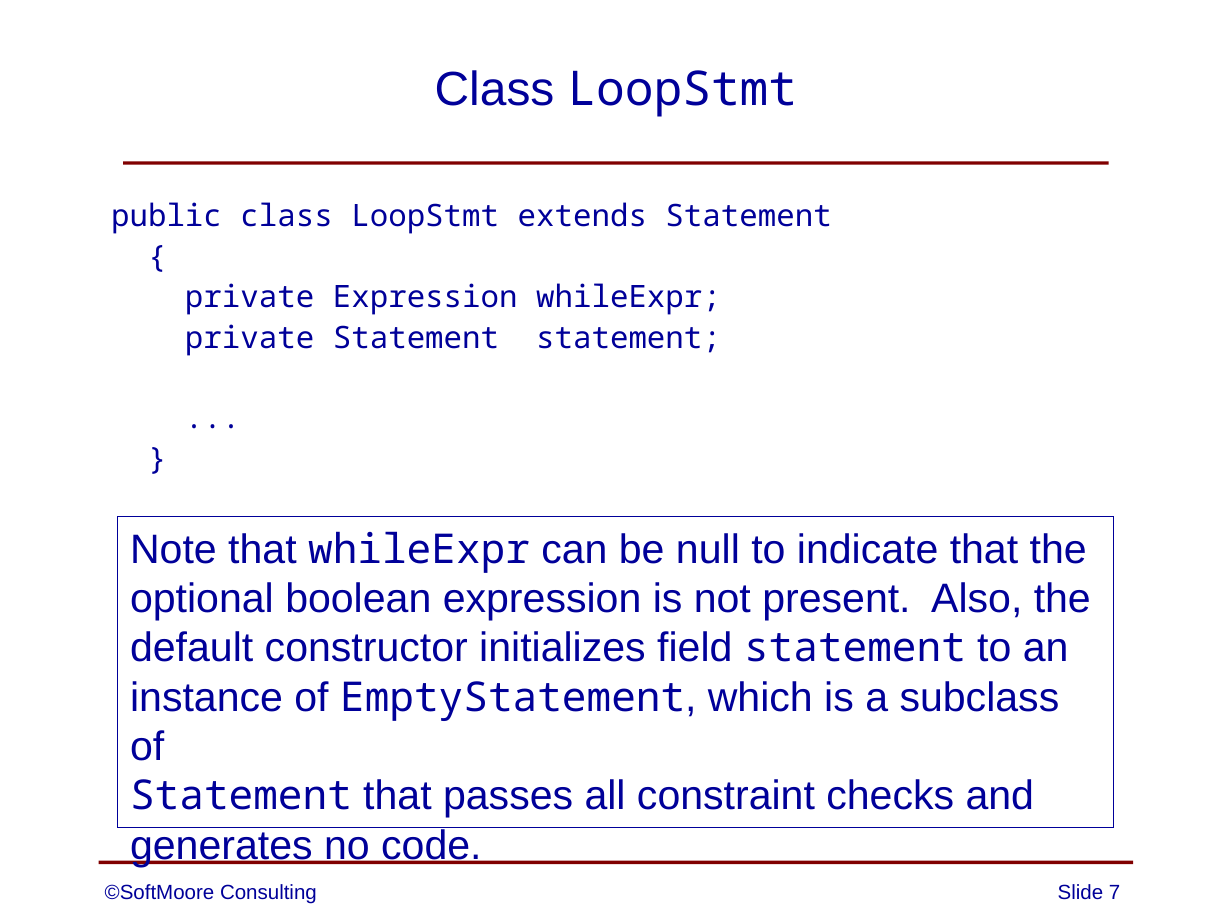
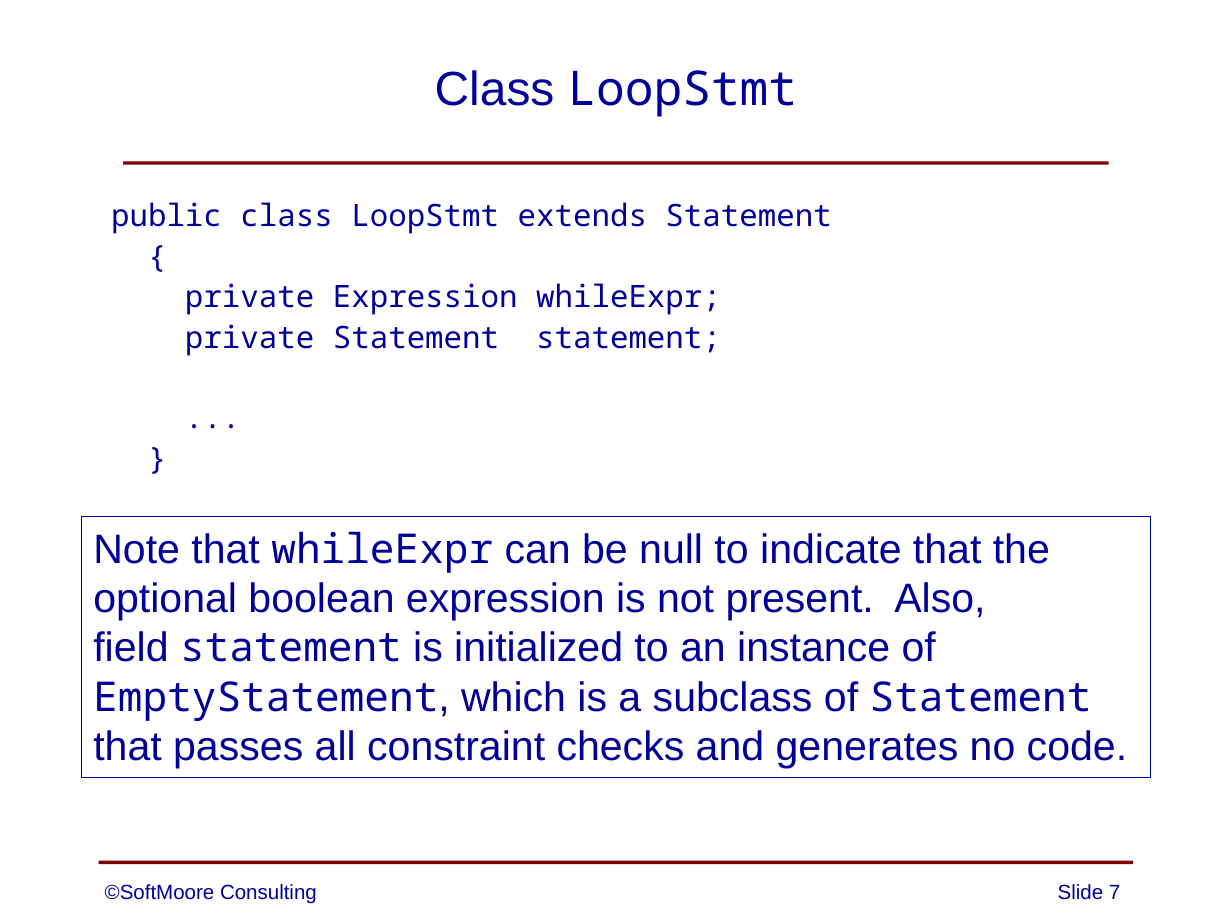
Before and after one commit to SoftMoore/CPRL-Java-3rd, a slide deck: slide 7 of PowerPoints/08 - Abstract Syntax Trees.pptx. Drawn at 1232x924 pixels with LibreOffice and Linux fonts; fonts in the diff are those of the drawing. Boxes give left, top, right and bottom in pixels: in the first picture for what was removed or moved away, otherwise in the second. Text is boxed around its words. In the diff, an @@ line names an element or a change of style, - is before the commit and + after.

```diff
--- a/PowerPoints/08 - Abstract Syntax Trees.pptx
+++ b/PowerPoints/08 - Abstract Syntax Trees.pptx
@@ rectangle "Note that whileExpr can be ...": place and size @@
-rectangle "Note that whileExpr can be ..." at box(118, 516, 1114, 827)
+rectangle "Note that whileExpr can be ..." at box(81, 516, 1151, 777)
@@ text in rectangle at box(93, 582, 1127, 768): text changed @@
-optional boolean expression is not present. Also, the
-default constructor initializes field statement to an
-instance of EmptyStatement, which is a subclass of
-Statement that passes all constraint checks and
-generates no code.
+optional boolean expression is not present. Also,
+field statement is initialized to an instance of
+EmptyStatement, which is a subclass of Statement
+that passes all constraint checks and generates no code.
```
Also in this commit, not shown: 13 other slides changed.
